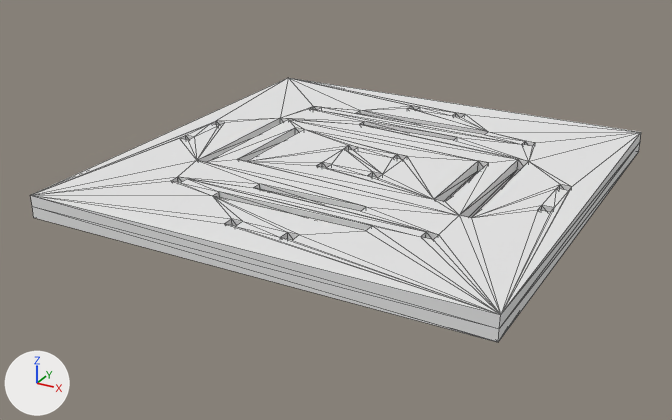
An edit to the OBJ model Assets/floor.obj, drawn before and after from the same camera.
One viewpoint serves both versions: a camera (50 mm lens) standing at (35.4, -69.3, 69.3) and looking at (-1.4, -2.4, 35.8). Lighting does not change. The marker at lower left points along +X, +Y and +Z. Mesh edges are drawn as thin lines. Where no turn or scale is listed for an object, it has been applied to the vertices. Vertices at the same position are counted once.

Before the edit, the objects in view are built like this:
```python
me_floor = bpy.data.meshes.new('floor')
me_floor.from_pydata(...)  # 480 vertices, 956 faces; spans x -20.0..20.0, y -20.0..20.0, z 38.0..40.0
me_floor.materials.append(mat_palette)  # white #e7e7e7
ob_floor = bpy.data.objects.new('floor', me_floor)
ob_floor.location = (0.0, 0.0, 0.0)
```
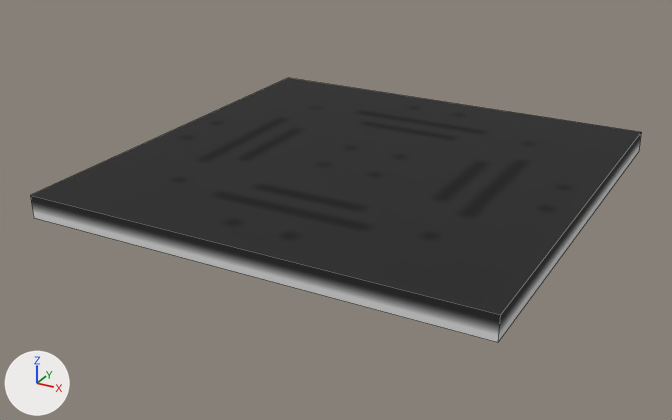
The change, as a list of edits to the scene's bpy script:
```text
Add img_floor_png:
    img_floor_png = load_image('floor.png', 'floor.png', 128, 64, 'sRGB')
Add mat_floor_material:
    mat_floor_material = principled_material('floor_Material')
    mat_floor_material.texture = img_floor_png
    mat_floor_material.roughness = 1.0
Change me_floor:
    used by ob_floor; location = (0.0, 0.0, 0.0)
    remove me_floor.from_pydata(...)  # 480 vertices, 956 faces; spans x -20.0..20.0, y -20.0..20.0, z 38.0..40.0
    remove me_floor.materials.append(mat_palette)  # white #e7e7e7
    add me_floor.from_pydata(...)  # 8 vertices, 6 faces; spans x -20.0..20.0, y -20.0..20.0, z 38.0..40.0
    me_floor part 1: 472 vertices removed from x -20.0..20.0, y -20.0..20.0, z 38.0..40.0
    add me_floor.materials.append(mat_floor_material)  # picture img_floor_png
```

Location of each change, [x1, y1, x2, y2] in pixels of the pictures (672 x 420 px):
part 1 of me_floor, deleted
    before: [31, 78, 641, 342]
